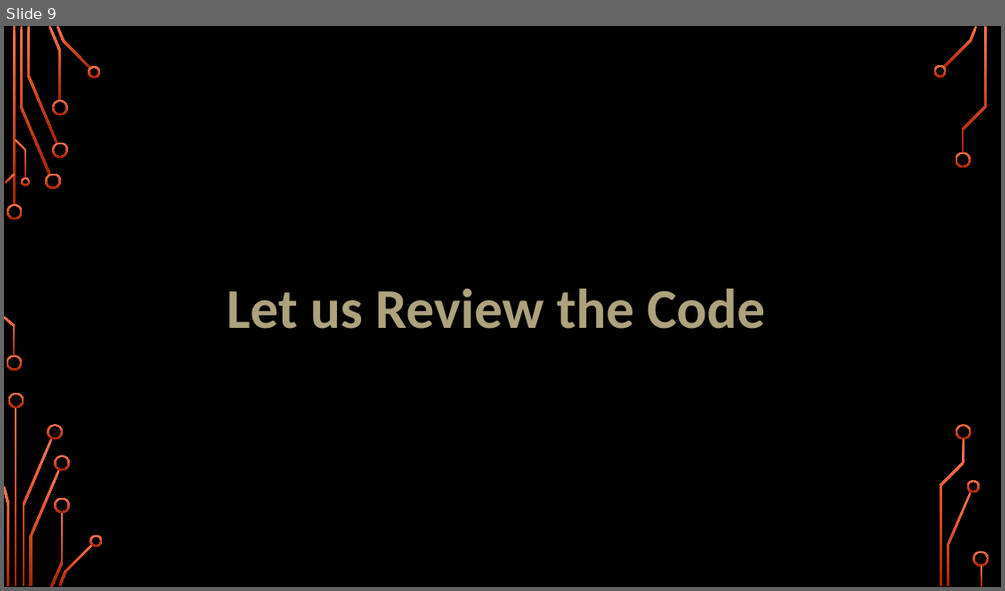
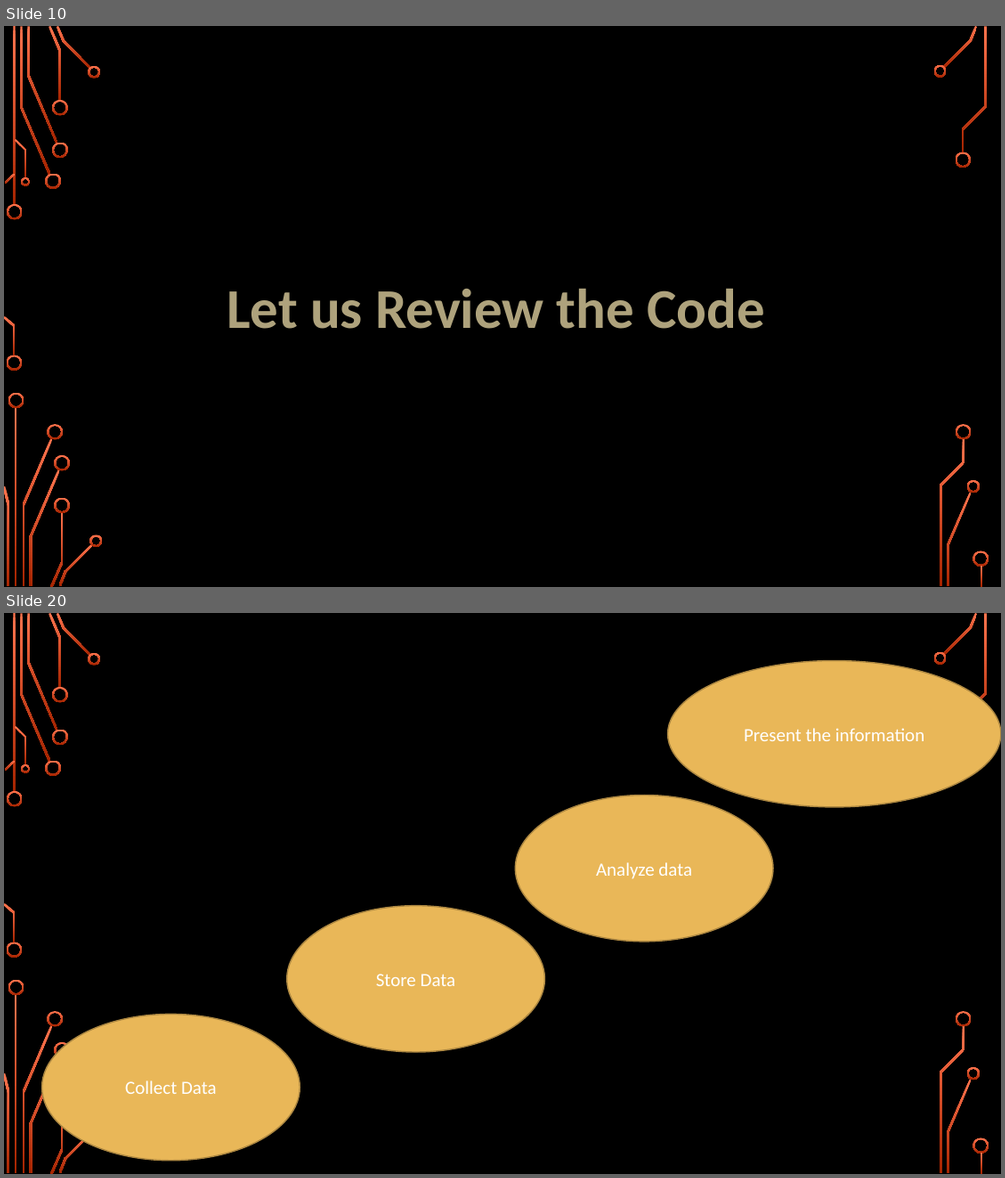
Before and after one commit to girishsukukumar/IoTWorkshop, a slide deck: Module-4.pptx. Shown one above the other, each under a label of ours: slide 9 before the commit, slides 10 and 20 after it; the slides between them are not shown. The pictures are 1005x591 and 1005x1178 pixels, drawn with LibreOffice and Linux fonts; fonts in the diff are those of the drawing; background and template pictures are left out. Boxes give left, top, right and bottom in pixels: in the first picture for what was removed or moved away, otherwise in the second. Text is boxed around its words. In the diff, an @@ line names an element or a change of style, - is before the commit and + after.

```diff
--- a/Module-4.pptx
+++ b/Module-4.pptx
@@ slide 20 added at (4, 613, 1001, 1174), background picture (left out); not listed: 36 template elements that a slide beside it also shows @@
@@ ellipse added at (668, 661, 1001, 807), fill #E9B758, outline #AC8741 1.25 pt, 18 pt, text #FFFFFF @@
+Present the information
@@ ellipse added at (516, 795, 774, 941), fill #E9B758, outline #AC8741 1.25 pt, 18 pt, text #FFFFFF @@
+Analyze data
@@ ellipse added at (287, 906, 544, 1052), fill #E9B758, outline #AC8741 1.25 pt, 18 pt, text #FFFFFF @@
+Store Data
@@ ellipse added at (42, 1013, 300, 1160), fill #E9B758, outline #AC8741 1.25 pt, 18 pt, text #FFFFFF @@
+Collect Data
@@ what was slide 9 is now slide 10 @@
```
Also in this commit, not shown: 3 slides changed, 10 other slides added, 1 other file.
